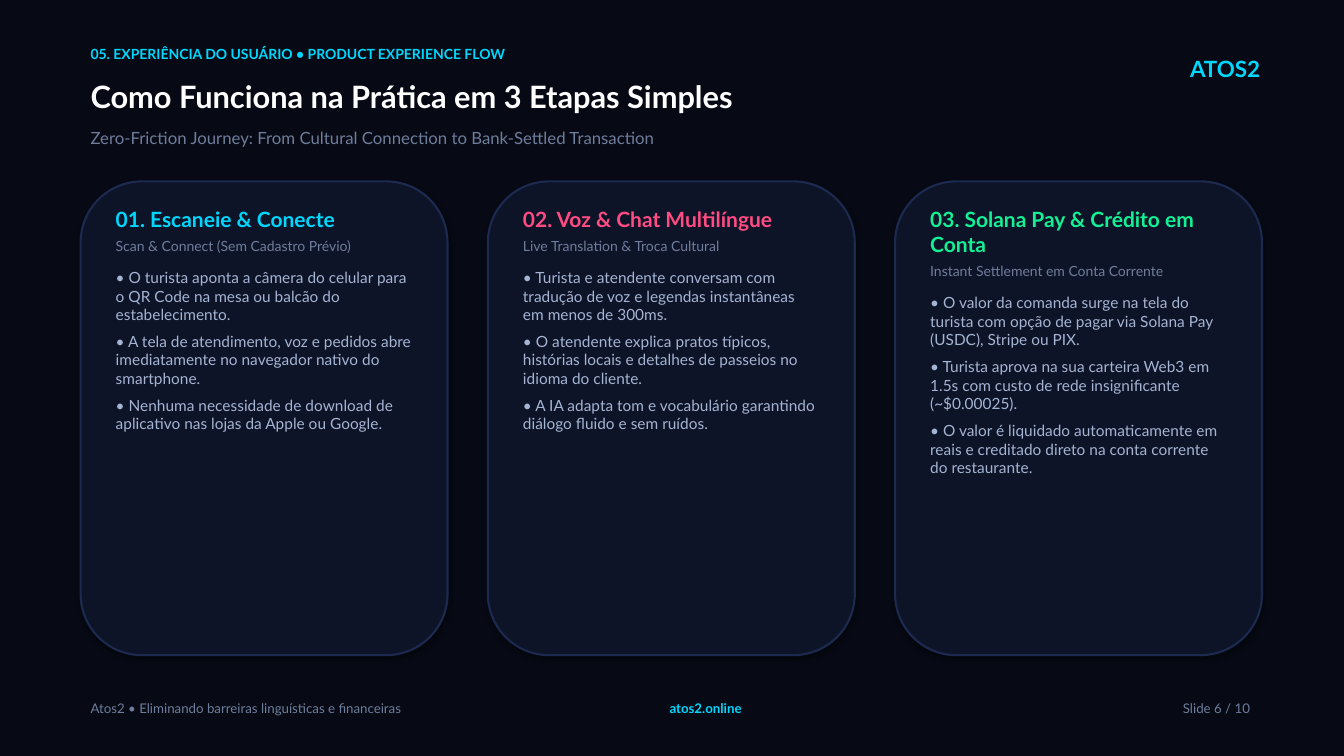
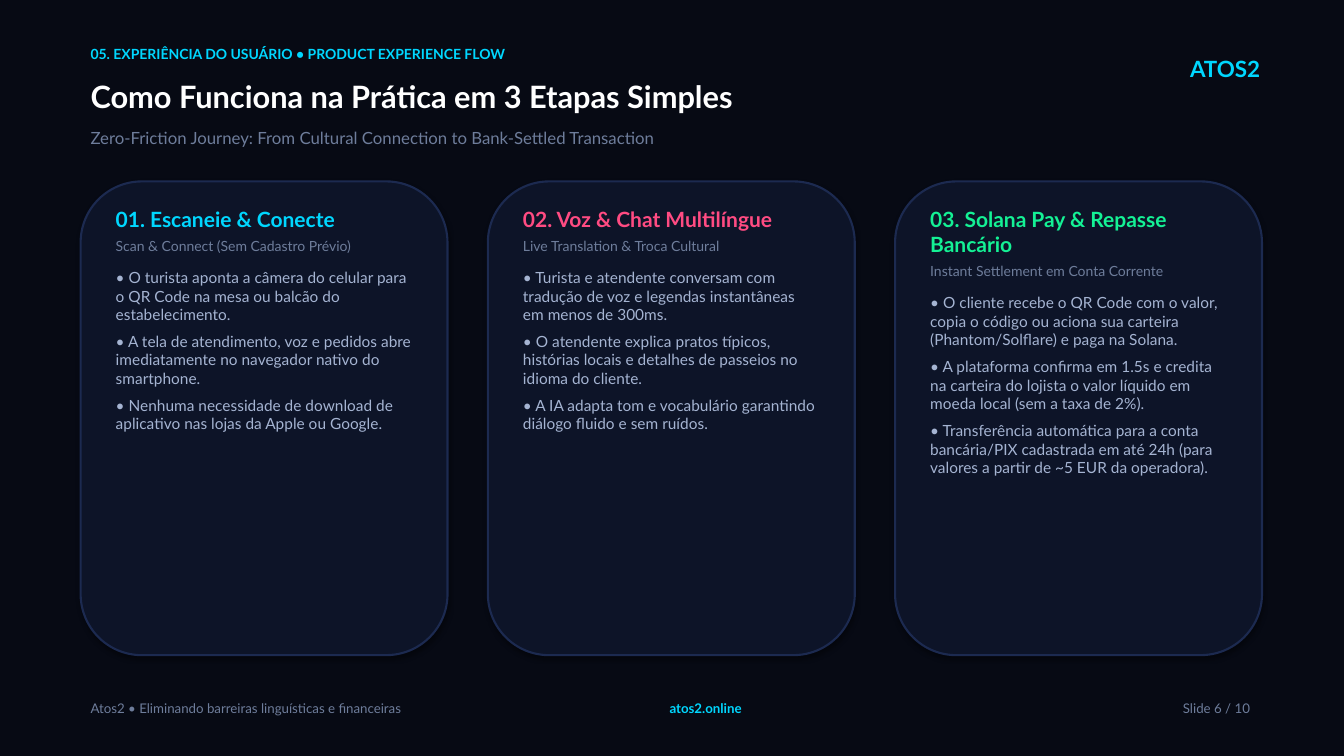
Before and after one commit to mouraocleber/Atos2, a slide deck: slide 6 of atos2-antigravity/Atos2_Executive_Pitch_Deck.pptx. Drawn at 1344x756 pixels with LibreOffice and Linux fonts; fonts in the diff are those of the drawing. Boxes give left, top, right and bottom in pixels: in the first picture for what was removed or moved away, otherwise in the second. Text is boxed around its words. In the diff, an @@ line names an element or a change of style, - is before the commit and + after.

Commit message:
feat(solana): atualizar fluxo de recebimento Solana Pay com repasse bancario D+1 e pitch deck

```diff
--- a/atos2-antigravity/Atos2_Executive_Pitch_Deck.pptx
+++ b/atos2-antigravity/Atos2_Executive_Pitch_Deck.pptx
@@ text at (930,211,1166,252): text changed @@
-03. Solana Pay & Crédito em Conta
+03. Solana Pay & Repasse Bancário
@@ text at (930,296,1217,476): text changed @@
-• O valor da comanda surge na tela do turista com opção de pagar via Solana Pay (USDC), Stripe ou PIX.
-• Turista aprova na sua carteira Web3 em 1.5s com custo de rede insignificante (~$0.00025).
-• O valor é liquidado automaticamente em reais e creditado direto na conta corrente do restaurante.
+• O cliente recebe o QR Code com o valor, copia o código ou aciona sua carteira (Phantom/Solflare) e paga na Solana.
+• A plataforma confirma em 1.5s e credita na carteira do lojista o valor líquido em moeda local (sem a taxa de 2%).
+• Transferência automática para a conta bancária/PIX cadastrada em até 24h (para valores a partir de ~5 EUR da operadora).
```
Also in this commit, not shown: 3 other slides changed, 5 other files.
